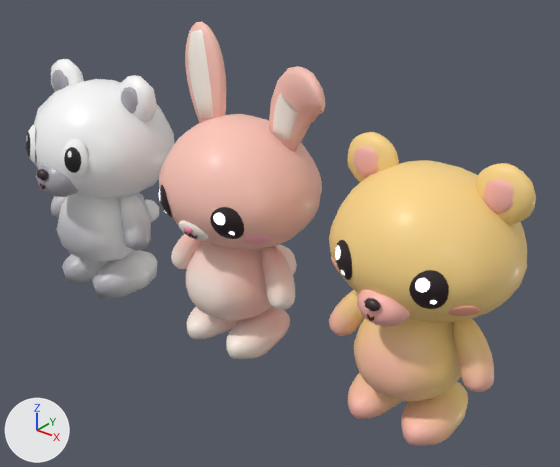
An edit to the Blender file artifacts/v2-pet-redesign-2026-11-19/bunny-blockout.blend, drawn before and after from the same camera.
Before and after are seen from a 50 mm camera at (2.76, -3.11, 2.68) aimed at (0.25, 0.03, 0.74). Every picture has the same lights, and +X, +Y and +Z are marked at lower left. The picture after the commit comes second.

The scene before the commit, as lines of its bpy script (objects in view):
```python
ob_petbeartweak__body = bpy.data.objects.new('PetBearTweak__Body', me_petbear__body_002)
ob_petbeartweak__body.parent = ob_petbeartweak
ob_petbeartweak__body.location = (0.0, -0.05, 0.455)
ob_petbunny__body = bpy.data.objects.new('PetBunny__Body', me_petbear__body_001)
ob_petbunny__body.parent = ob_petbunny
ob_petbunny__body.location = (0.0, -0.05, 0.455)
ob_petbunny__earinnerl = bpy.data.objects.new('PetBunny__EarInnerL', me_petbunny__earinnerl)
ob_petbunny__earinnerl.parent = ob_petbunny
ob_petbunny__earinnerl.location = (0.0, 0.0, 0.0)
ob_petbunny__earl = bpy.data.objects.new('PetBunny__EarL', me_petbunny__earl)
ob_petbunny__earl.parent = ob_petbunny
ob_petbunny__earl.location = (0.0, 0.0, 0.0)
ob_petbunny__earr = bpy.data.objects.new('PetBunny__EarR', me_petbunny__earr)
ob_petbunny__earr.parent = ob_petbunny
ob_petbunny__earr.location = (0.0, 0.0, 0.0)
ob_petbunny__footl = bpy.data.objects.new('PetBunny__FootL', me_petbear__footl_001)
ob_petbunny__footl.parent = ob_petbunny
ob_petbunny__footl.location = (-0.165, -0.08, 0.1)
ob_petbunny__footr = bpy.data.objects.new('PetBunny__FootR', me_petbear__footr_001)
ob_petbunny__footr.parent = ob_petbunny
ob_petbunny__footr.location = (0.165, -0.08, 0.1)
ob_petbunny__handr = bpy.data.objects.new('PetBunny__HandR', me_petbear__handr_001)
ob_petbunny__handr.parent = ob_petbunny
ob_petbunny__handr.location = (0.225, -0.06, 0.655)
ob_petbunny__head = bpy.data.objects.new('PetBunny__Head', me_petbear__head_001)
ob_petbunny__head.parent = ob_petbunny
ob_petbunny__head.location = (0.0, -0.02, 0.7)
# also in view: 'PetBearTweak__HandL' at (0.87, -0.11, 0.53); 'PetBear__FootL' at (-1.37, -0.08, 0.11); 'PetBearTweak__EarInnerL' at (0.86, -0.05, 1.34); 'PetBearTweak__EyeR' at (1.43, -0.41, 0.97); 'PetBearTweak__FootR' at (1.36, -0.08, 0.11)
```
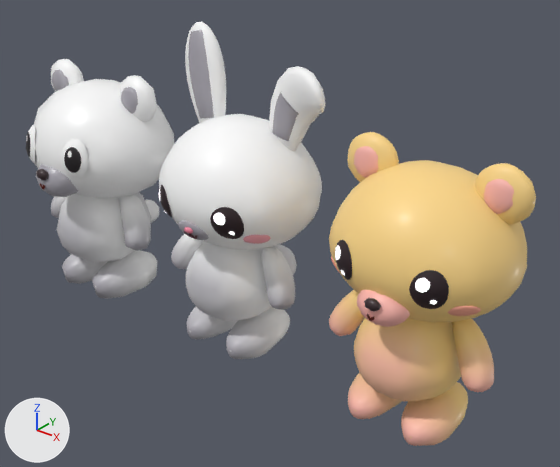
What differs and where, as boxes [x1, y1, x2, y2] in the pictures (560 x 467 px):
'PetBunny__Head', recoloured: [159, 114, 322, 250] in both
'PetBunny__Body', recoloured: [186, 242, 276, 321] in both
'PetBunny__EarR', recoloured: [269, 66, 325, 152] in both
'PetBunny__FootR', recoloured: [226, 307, 290, 359] in both
'PetBunny__EarL', recoloured (pink to white): [185, 22, 226, 123] in both
'PetBunny__HandR', recoloured: [261, 246, 295, 310] in both
'PetBunny__EarInnerL', recoloured (white to grey): [188, 30, 214, 118] in both
'PetBunny__FootL', recoloured: [186, 306, 237, 339] in both
'PetBunny__EarInnerR', recoloured (white to grey): [272, 92, 299, 141] in both
'PetBunny__HandL', recoloured: [171, 234, 204, 269] in both
'PetBunny__SnoutPad', recoloured (white to grey): [178, 221, 209, 240] in both
'PetBunny__Tail', recoloured: [276, 244, 297, 275] in both

The change, as a diff of the scene's bpy script:
```diff
--- a/artifacts/v2-pet-redesign-2026-11-19/bunny-blockout.blend.py
+++ b/artifacts/v2-pet-redesign-2026-11-19/bunny-blockout.blend.py
@@ ng_bunnypalette @@
 n1 = _N.new('ShaderNodeRGB'); n1.name = 'Primary'
-n1.outputs[0].default_value = (1.0, 0.565, 0.479, 1.0)  # 'Color', pink #ffc6b8
+n1.outputs[0].default_value = (1.0, 1.0, 1.0, 1.0)  # 'Color', white #ffffff
 n2 = _N.new('ShaderNodeRGB'); n2.name = 'Secondary'
-n2.outputs[0].default_value = (1.0, 0.922, 0.839, 1.0)  # 'Color', white #fff6ec
+n2.outputs[0].default_value = (0.392, 0.376, 0.423, 1.0)  # 'Color', grey #a8a5ae
 _L.new(n1.outputs[0], n0.inputs[0])  # 'Color' to 'Primary'
```
